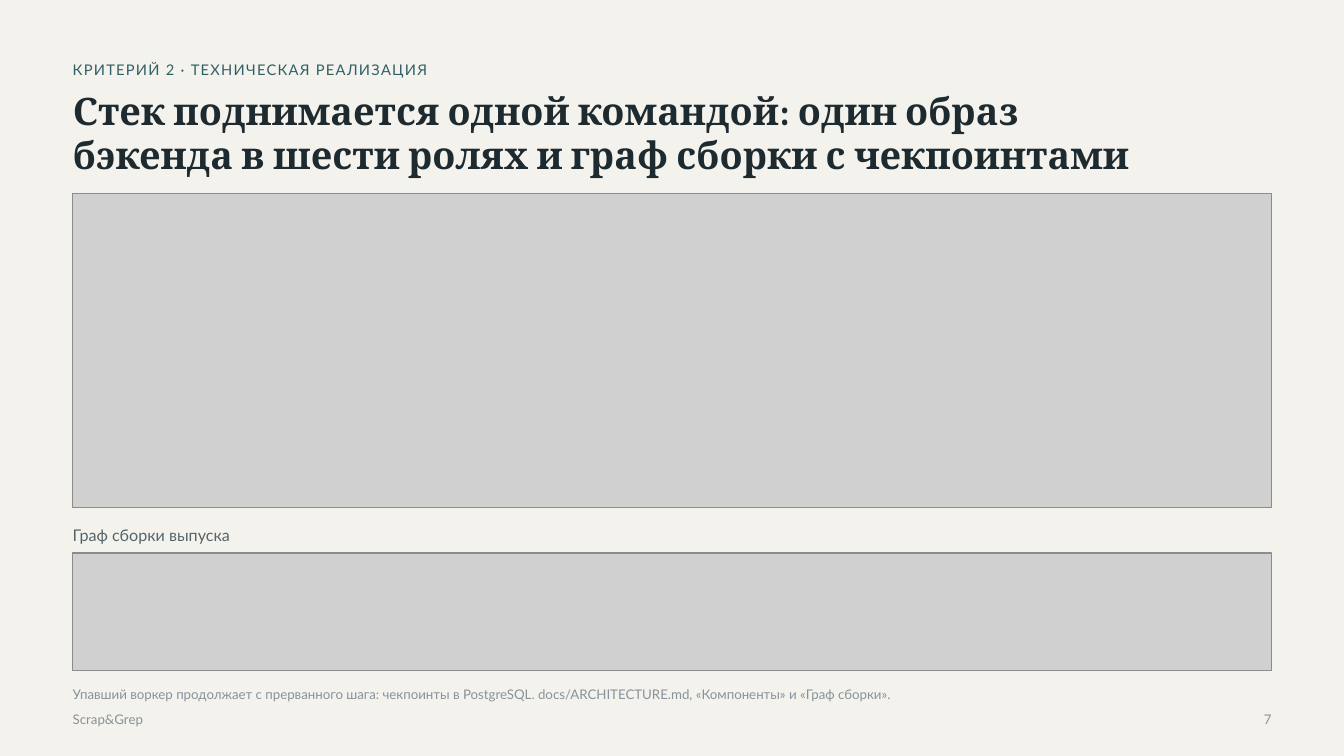
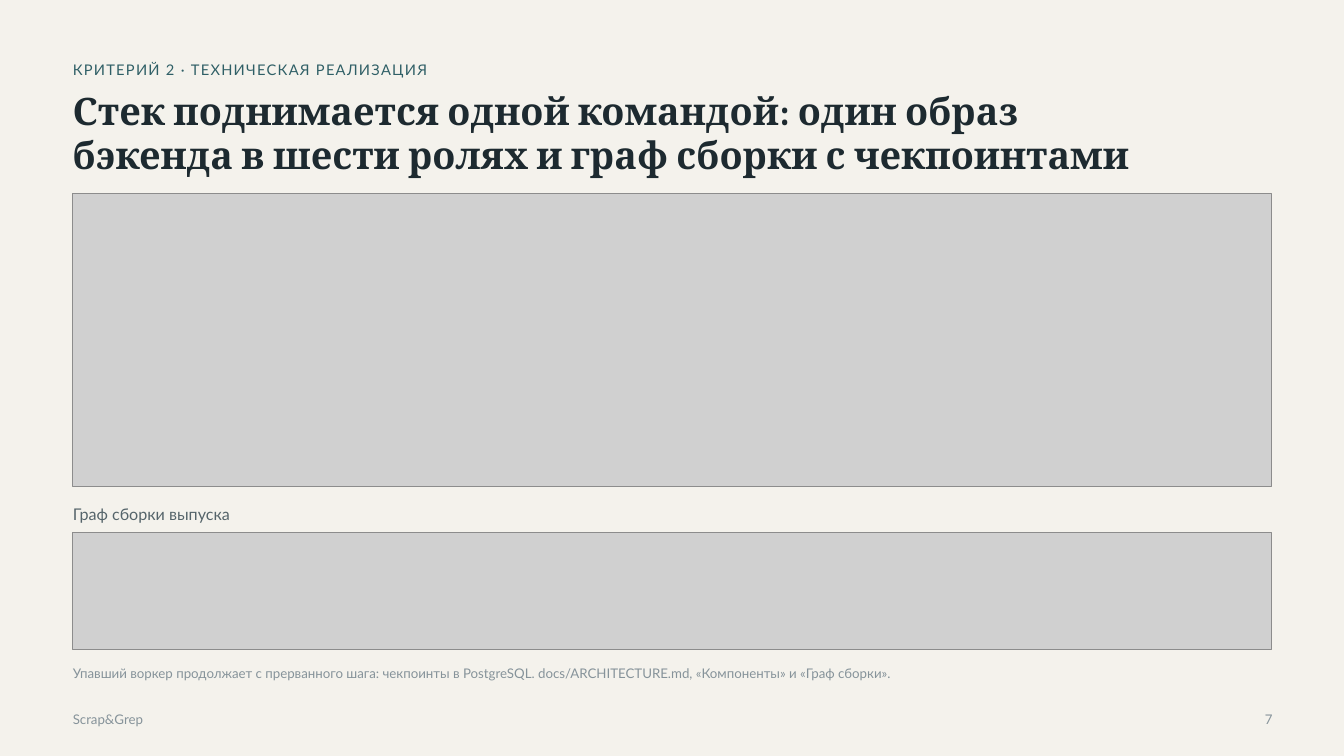
Before and after one commit to verikirill/scrap-and-grep, a slide deck: slide 7 of docs/presentation/scrapgrep.pptx. Drawn at 1344x756 pixels with LibreOffice and Linux fonts; fonts in the diff are those of the drawing; grey boxes stand for pictures. Boxes give left, top, right and bottom in pixels: in the first picture for what was removed or moved away, otherwise in the second. Text is boxed around its words. In the diff, an @@ line names an element or a change of style, - is before the commit and + after.

Commit message:
docs(presentation): rebuild the PDF and the editable PPTX

```diff
--- a/docs/presentation/scrapgrep.pptx
+++ b/docs/presentation/scrapgrep.pptx
@@ picture: place and size @@
-picture at [73, 194, 1271, 507]
+picture at [73, 194, 1271, 486]
@@ 2 texts, 1 picture: place and size @@
-2 texts, 1 picture at [73, 529, 1271, 702]
+2 texts, 1 picture at [73, 508, 1271, 681]
```
Also in this commit, not shown: 17 other slides changed, 6 slides added, 4 slides removed, 1 other file.
